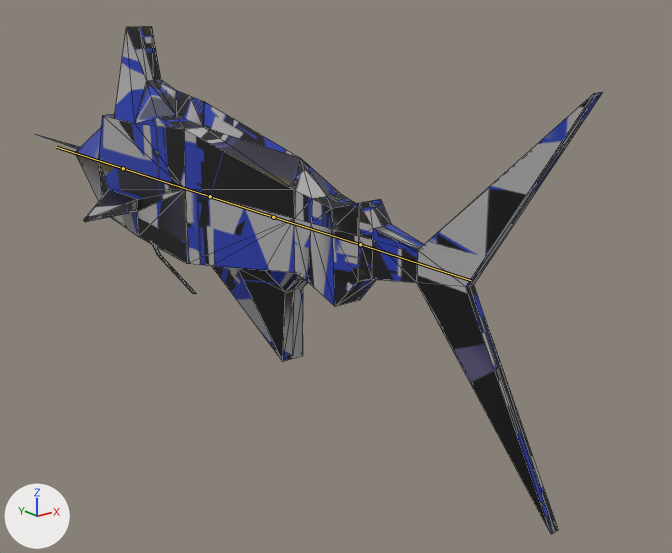
What one commit did to the glTF model Models/fish_marlin/fish_marlin.gltf.
Rendered twice from a camera (50 mm lens) standing at (-2.48, -4.15, 1.06) and looking at (0.45, -0.49, -0.4). Every picture has the same lights, and +X, +Y and +Z are marked at lower left. The bones that bend it are drawn over the model as lines. Mesh edges are drawn as thin lines.
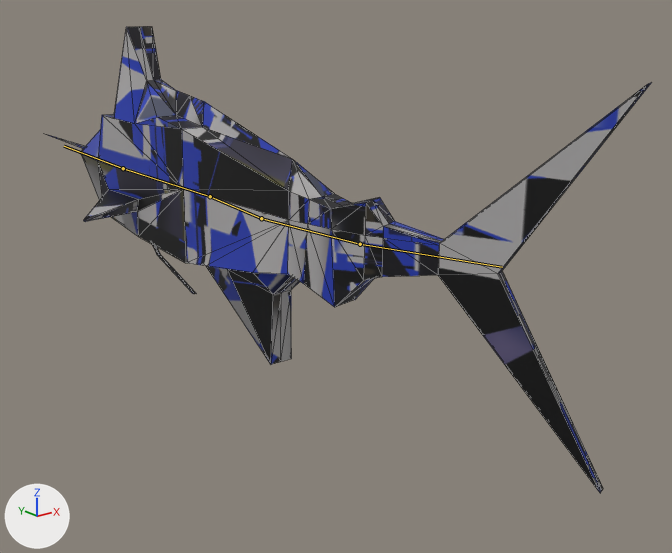
The newer file adds an action. The first version stands in its rest pose; the second is drawn at frame 9 of the action 'ArmatureAction.001'.

Boxes [x1, y1, x2, y2] around the edits, measured in the pictures (672 x 553 px):
'Cube', posed (7% wider, 8% shorter)
    before: [40, 26, 602, 534]
    after: [48, 26, 652, 493]
bone 'Bone.001', root to tip
    before: (123, 168) to (56, 147)
    after: (123, 168) to (64, 146)
bone 'Bone.002', root to tip
    before: (210, 196) to (273, 217)
    after: (210, 196) to (261, 218)
bone 'Bone.003', root to tip
    before: (273, 217) to (360, 244)
    after: (261, 218) to (360, 244)
bone 'Bone.004', root to tip
    before: (360, 244) to (471, 280)
    after: (360, 244) to (502, 267)

What the commit changed:
Bone 'Bone.001' (bone_bone_001) turns from (0, 0, 0) to (0, 0, -3) degrees about its own x, y and z.
Bone 'Bone.002' (bone_bone_002) turns from (0, 0, 0) to (0, 0, 7) degrees about its own x, y and z.
Bone 'Bone.003' (bone_bone_003) turns from (0, 0, 0) to (0, 0, -13) degrees about its own x, y and z.
Bone 'Bone.004' (bone_bone_004) turns from (0, 0, 0) to (0, 0, -13) degrees about its own x, y and z.
